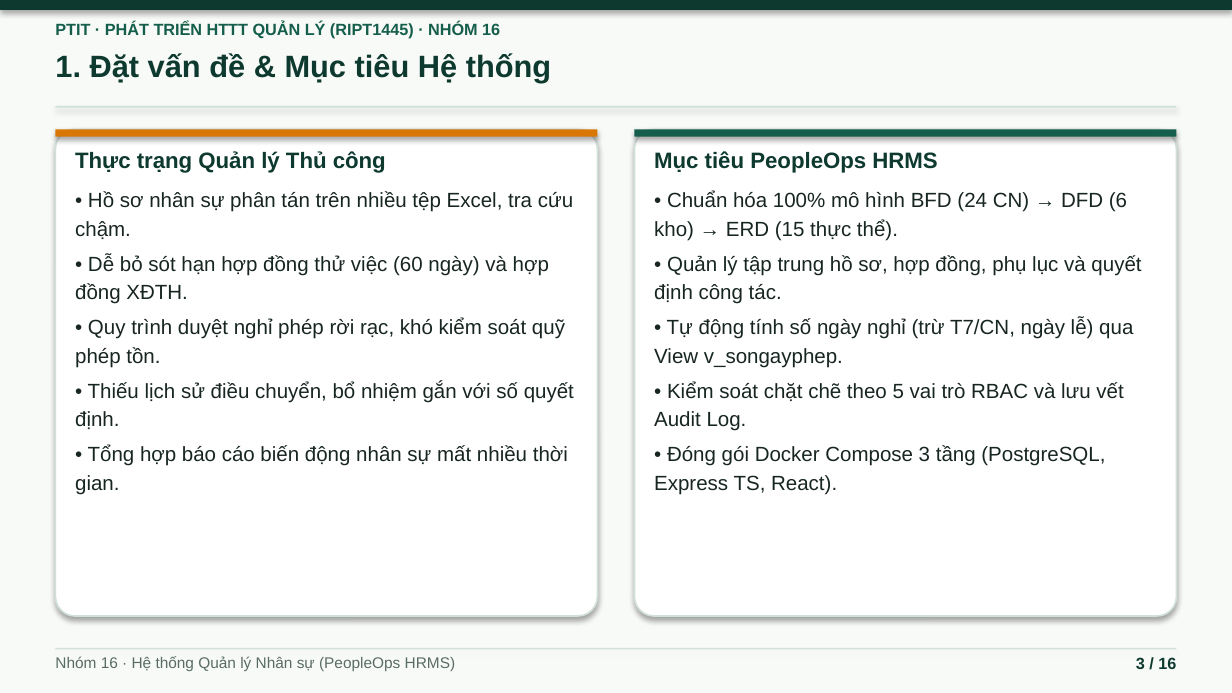
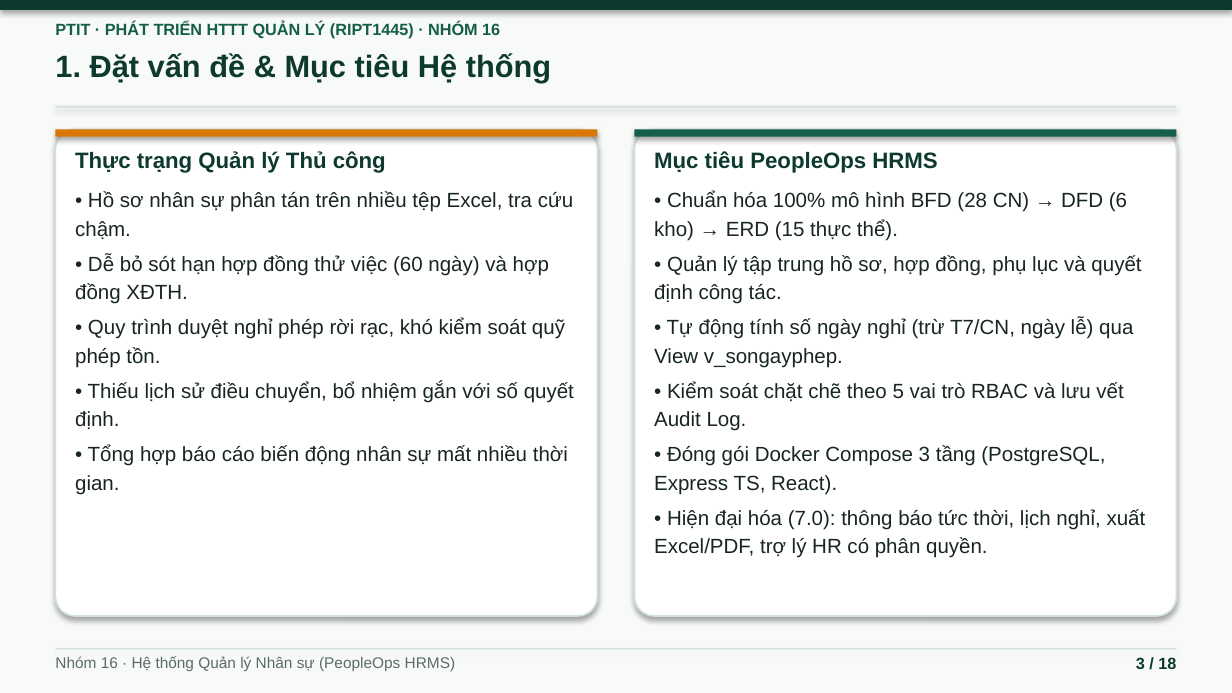
Before and after one commit to ninhduo263/human-resource-management-system, a slide deck: slide 3 of bao-cao/BAO_CAO_HTTTQL_Nhom16.pptx. Drawn at 1232x693 pixels with LibreOffice and Linux fonts; fonts in the diff are those of the drawing. Boxes give left, top, right and bottom in pixels: in the first picture for what was removed or moved away, otherwise in the second. Text is boxed around its words. In the diff, an @@ line names an element or a change of style, - is before the commit and + after.

Commit message:
feat: thông báo realtime, lịch nghỉ phép, xuất Excel/PDF, trợ lý HR (nhóm 7.0)
- Thông báo thời gian thực (SSE) + chuông thông báo + Dashboard "Việc cần xử lý & cảnh báo"
  (cảnh báo suy ra từ dữ liệu đã lọc theo quyền, không thêm bảng ERD)
- Tab Lịch nghỉ phép theo tháng, cảnh báo trùng lịch khi duyệt đơn
- Xuất Excel (.xlsx), PDF theo mẫu, in hợp đồng lao động
- Trợ lý HR có phân quyền: Claude (ANTHROPIC_API_KEY) hoặc chế độ ngoại tuyến;
  chỉ đọc dữ liệu theo vai trò, ghi nhật ký, giới hạn tần suất
- Sơ đồ: BFD thêm nhóm 7 (28 chức năng), DFD ngữ cảnh/mức 0 thêm 7.0 và Dịch vụ AI,
  thêm DFD mức 1 (7.0), Use Case thêm gói 7.0
- Cập nhật báo cáo .docx (mục 2.5.7, 3.3.8, 3.10, 5.5.10, mục lục tự sinh) và slide .pptx (18 slide)
- Tài liệu features-docs/07

```diff
--- a/bao-cao/BAO_CAO_HTTTQL_Nhom16.pptx
+++ b/bao-cao/BAO_CAO_HTTTQL_Nhom16.pptx
@@ text at bbox=[654, 191, 1127, 241]: text changed @@
-• Chuẩn hóa 100% mô hình BFD (24 CN) → DFD (6 kho) → ERD (15 thực thể).
+• Chuẩn hóa 100% mô hình BFD (28 CN) → DFD (6 kho) → ERD (15 thực thể).
@@ text at bbox=[654, 509, 1146, 558]: paragraph added @@
+• Hiện đại hóa (7.0): thông báo tức thời, lịch nghỉ, xuất Excel/PDF, trợ lý HR có phân quyền.
```
Also in this commit, not shown: 14 other slides changed, 2 slides added, 31 other files.
